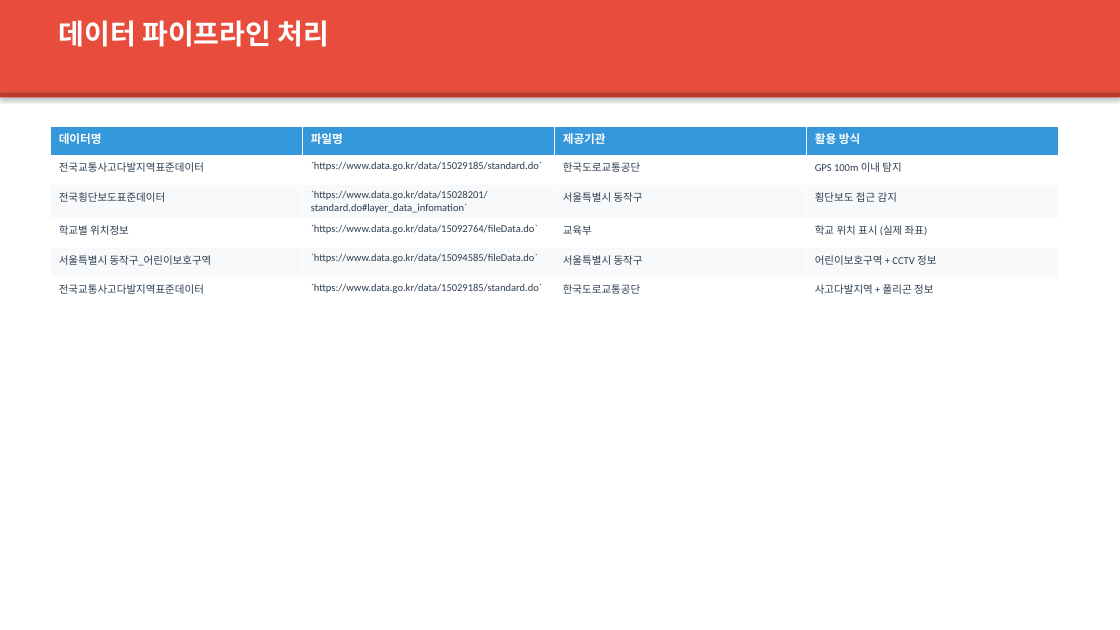
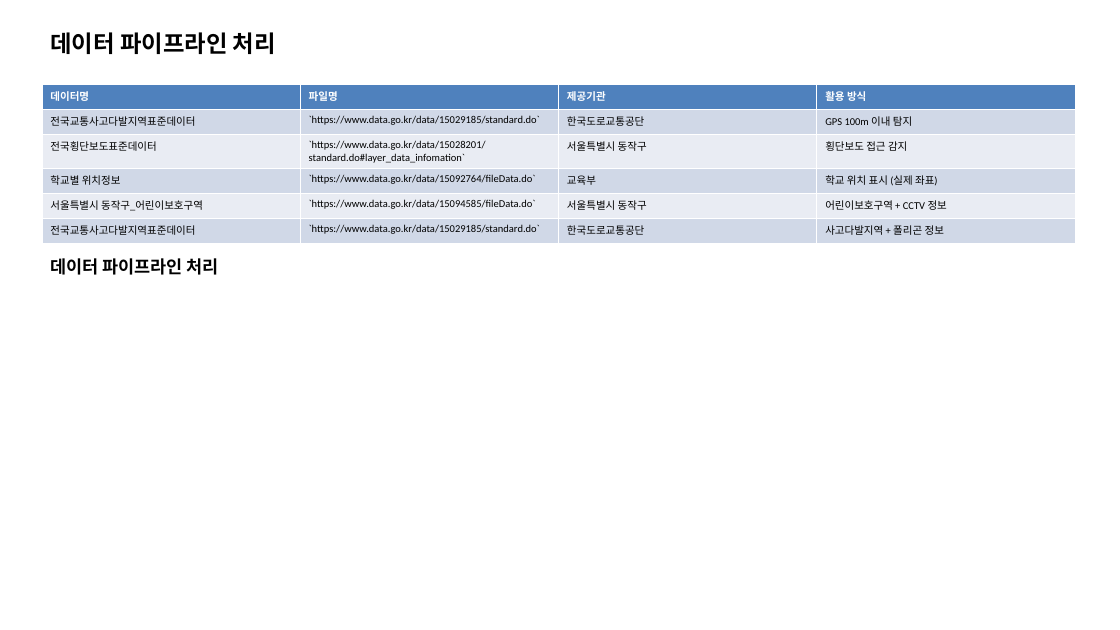
Before and after one commit to feelmydream80-sys/kidssafty, a slide deck: slide 4 of submission/ppt/KidsSafeAI_PPT_v4.pptx (slide 6 before the commit). Drawn at 1120x630 pixels with LibreOffice and Linux fonts; fonts in the diff are those of the drawing. Boxes give left, top, right and bottom in pixels: in the first picture for what was removed or moved away, otherwise in the second. Text is boxed around its words. In the diff, an @@ line names an element or a change of style, - is before the commit and + after.

```diff
--- a/submission/ppt/KidsSafeAI_PPT_v4.pptx
+++ b/submission/ppt/KidsSafeAI_PPT_v4.pptx
@@ rectangle removed at [0, 0, 1120, 92] @@
@@ text "데이터 파이프라인 처리": place and size @@
-text "데이터 파이프라인 처리" at [59, 20, 329, 47]
+text "데이터 파이프라인 처리" at [50, 32, 276, 54]
@@ text "데이터 파이프라인 처리" at [50, 32, 276, 54]: size 24 to 20 pt, text colour #FFFFFF to #000000 @@
@@ table at [42, 84, 1077, 239] @@
@@ fill #3498DB to #4F81BD in row 1 @@
@@ fill #FFFFFF to #D0D8E8 in 12 cells @@
@@ fill #F8F9FA to #E9EDF4 in 8 cells @@
@@ size 10 to 9 pt in "데이터명", "파일명", "제공기관", "활용 방식" @@
@@ text colour #2C3E50 to #000000 @@
@@ table: place and size @@
-table at [50, 126, 1059, 302]
+table at [42, 84, 1077, 239]
@@ rectangle removed at [0, 92, 1120, 97] @@
@@ text added at [50, 258, 219, 275], 15 pt, text #000000, bold @@
+데이터 파이프라인 처리
```
Also in this commit, not shown: 13 other slides changed, 6 slides added, 14 slides removed, 1 other file.
